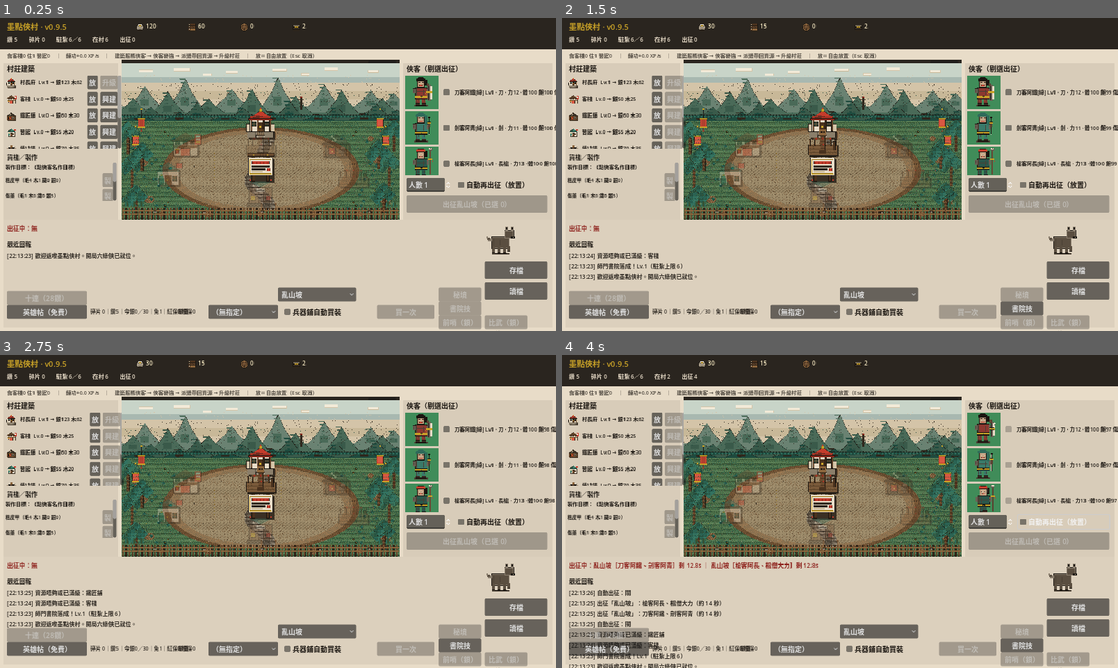
Above: before the commit, frames 1-4 (two rows, left to right).
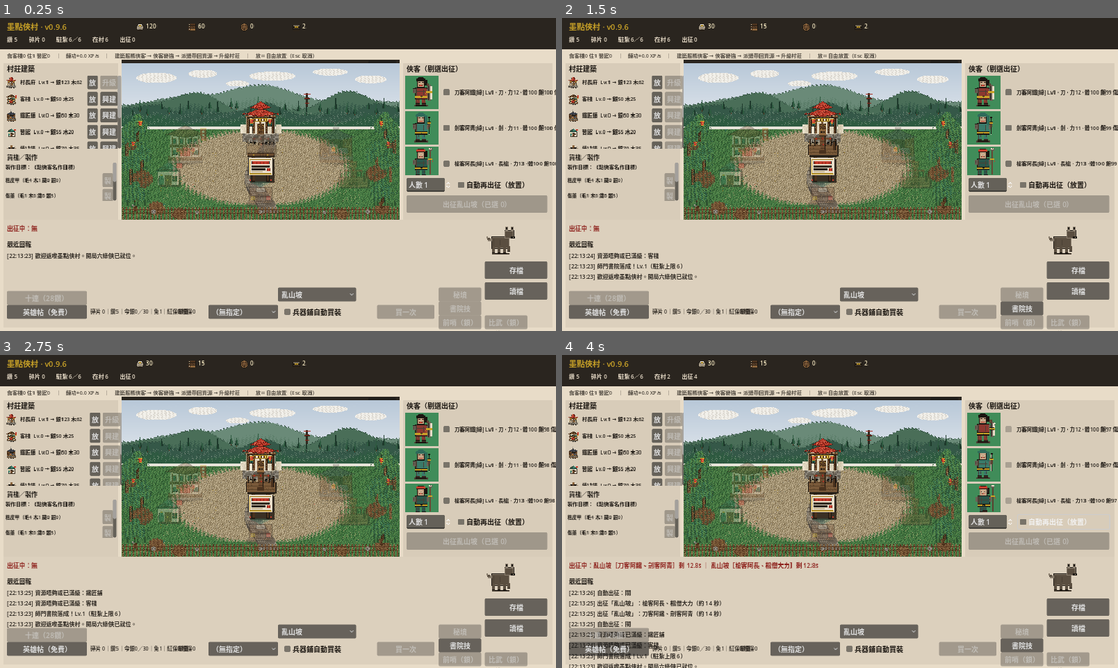
Above: after the commit, the same moments.

Repository: lnaltv3v/modian-xiacun
Game: Godot game, scene res://scenes/main/main.tscn
Two runs of this game, one before a commit and one after it. Both use one fixed random seed, a clock stepped at 60 frames per second and the inputs below.
Inputs (mouse positions are in pixels of both pictures, inside the frame that each line leads up to):
- Up to frame 1 (0.25 s): no input
- Up to frame 2 (1.5 s): click (823, 121) at 0.5 s; click (745, 143) at 1.25 s
- Up to frame 3 (2.75 s): click (333, 480) at 2 s
- Up to frame 4 (4 s): click "自動再出征（放置）" at 2.75 s; click "自動再出征（放置）" at 3.5 s

The runs differ from the first frame. In frame 1, 16% of the frame differs, in the area x 1-72%, y 2-65%; in frame 2, 16%; in frame 3, 16%; in frame 4, 16%.

Commit message:
v0.9.6: wire red Pivot 256 art + attack sheets, buildings Pivot R1
- ArtPaths: hero_attack + optional attack anim in make_hero_frames (256/4)
- auto_combat: play attack when sheet present (else walk)
- Red six idle/walk/attack Pivot assets; inkdot backups under _prev_inkdot
- manor/inn/forge 160 + village tiles Pivot R1; layout icon_size 160
- smoke_v096; title/README bump

Diff:
--- a/data/buildings/layout.json
+++ b/data/buildings/layout.json
@@ -26,8 +26,8 @@
     }
   ],
   "icon_anchor_offset": {
-    "x": -64,
-    "y": -72
+    "x": -80,
+    "y": -88
   },
   "buildings": [
     {
@@ -88,8 +88,8 @@
     }
   ],
   "icon_size": {
-    "w": 128,
-    "h": 128
+    "w": 160,
+    "h": 160
   },
   "placement_mode": "player_free",
   "note": "buildings[] 只係示範／預設錨點；正式位置存 GameState.building_placements（玩家拖放）。可建區對齊 village_v2 buildings_pad 平坦地皮。",
@@ -99,5 +99,5 @@
     "w": 700,
     "h": 268
   },
-  "art_revision": "village_v2"
+  "art_revision": "pivot_r1"
 }
--- a/scenes/combat/auto_combat.gd
+++ b/scenes/combat/auto_combat.gd
@@ -229,20 +229,27 @@
 	if phase_label:
 		var mode: String = str(_cfg.get("battle_mode", ""))
 		phase_label.text = "切磋中…" if mode == "arena" else "交鋒中…"
-	## heroes: prefer walk as "attack" loop (no attack sheet yet); pulse scale
+	## heroes: prefer attack sheet；無則 walk；pulse scale
 	for n in _hero_nodes:
 		var spr: AnimatedSprite2D = n as AnimatedSprite2D
 		if spr and spr.sprite_frames:
-			if spr.sprite_frames.has_animation("walk"):
+			if spr.sprite_frames.has_animation("attack") and spr.sprite_frames.get_frame_count("attack") > 0:
+				spr.play("attack")
+				spr.speed_scale = 1.15
+			elif spr.sprite_frames.has_animation("walk"):
 				spr.play("walk")
 				spr.speed_scale = 1.35
 	for n_e in _enemy_nodes:
 		if not bool(n_e.get_meta("duelist", false)):
 			continue
 		var spr_e: AnimatedSprite2D = n_e as AnimatedSprite2D
-		if spr_e and spr_e.sprite_frames and spr_e.sprite_frames.has_animation("walk"):
-			spr_e.play("walk")
-			spr_e.speed_scale = 1.35
+		if spr_e and spr_e.sprite_frames:
+			if spr_e.sprite_frames.has_animation("attack") and spr_e.sprite_frames.get_frame_count("attack") > 0:
+				spr_e.play("attack")
+				spr_e.speed_scale = 1.15
+			elif spr_e.sprite_frames.has_animation("walk"):
+				spr_e.play("walk")
+				spr_e.speed_scale = 1.35
 
 func _process(delta: float) -> void:
 	if not _playing or _phase != "fight":
--- /dev/null
+++ b/scenes/dev/smoke_v096.tscn
@@ -0,0 +1,6 @@
+[gd_scene load_steps=2 format=3]
+
+[ext_resource type="Script" path="res://scripts/dev/smoke_v096.gd" id="1"]
+
+[node name="SmokeV096" type="Node"]
+script = ExtResource("1")
--- a/scenes/main/main.gd
+++ b/scenes/main/main.gd
@@ -1,5 +1,5 @@
 extends Control
-## 墨點俠村 v0.9.5 — 比武台可玩對決／庫存裝用賣／裝備替換回庫
+## 墨點俠村 v0.9.6 — 紅六人獵魔村密度 Pivot／attack sheet／建築 Pivot R1
 
 const VillageScene := preload("res://scenes/village/village.tscn")
 const HuntResultScene := preload("res://scenes/combat/hunt_result.tscn")
@@ -92,7 +92,7 @@
 	add_child(_gacha_flash)
 
 	if title_label:
-		title_label.text = "墨點俠村 · v0.9.5"
+		title_label.text = "墨點俠村 · v0.9.6"
 
 	_setup_resource_icons()
 	_setup_monster_reserve()
--- a/scripts/constants/ArtPaths.gd
+++ b/scripts/constants/ArtPaths.gd
@@ -1,6 +1,6 @@
 extends RefCounted
 class_name ArtPaths
-## 美術路徑 — 紅 → 橙 → 紫 → 綠 64 → _prev_48
+## 美術路徑 — 紅256 → 橙128 → 紫96 → 綠64 → _prev_48；idle／walk／attack
 
 const HEROES_DIR := "res://assets/art/heroes/"
 const HEROES_RED_DIR := "res://assets/art/heroes/red/"
@@ -16,6 +16,7 @@
 const FRAME_PREFERRED := 64
 const FRAME_FALLBACK := 48
 const WALK_FRAMES := 4
+const ATTACK_FRAMES := 4
 
 ## 紅階 template_id / 常用 id → red_* stem
 const RED_ART := {
@@ -229,6 +230,9 @@
 static func hero_walk(hero_id: String) -> String:
 	return _first_existing(_hero_path_candidates(hero_id, "_walk.png"))
 
+static func hero_attack(hero_id: String) -> String:
+	return _first_existing(_hero_path_candidates(hero_id, "_attack.png"))
+
 static func has_red_art(hero_id: String) -> bool:
 	var red: String = red_stem_for(hero_id)
 	if red != "" and ResourceLoader.exists(HEROES_RED_DIR + red + "_idle.png"):
@@ -371,7 +375,7 @@
 		return FRAME_FALLBACK
 	return maxi(1, h)
 
-## 由 idle + walk sheet 組 SpriteFrames（idle / walk）；幀闊跟實際解像
+## 由 idle + walk（＋可選 attack）組 SpriteFrames；幀闊跟實際解像
 static func make_hero_frames(hero_id: String) -> SpriteFrames:
 	var frames := SpriteFrames.new()
 	frames.remove_animation("default")
@@ -400,6 +404,24 @@
 			frames.add_frame("walk", at)
 	elif idle_tex != null:
 		frames.add_frame("walk", idle_tex)
+
+	## attack sheet：有正式檔先加 anim（紅階 Pivot）；否則戰鬥繼續用 walk
+	var atk_path: String = hero_attack(hero_id)
+	var atk_tex: Texture2D = load_tex(atk_path) if exists(atk_path) else null
+	if atk_tex != null:
+		frames.add_animation("attack")
+		frames.set_animation_speed("attack", 8.0)
+		frames.set_animation_loop("attack", true)
+		var aw: int = atk_tex.get_width()
+		var ah: int = atk_tex.get_height()
+		var afh: int = ah if ah > 0 else fw
+		var afw: int = afh
+		var acount: int = mini(ATTACK_FRAMES, int(aw / maxi(1, afw)))
+		for i in range(maxi(1, acount)):
+			var aat := AtlasTexture.new()
+			aat.atlas = atk_tex
+			aat.region = Rect2(i * afw, 0, afw, afh)
+			frames.add_frame("attack", aat)
 	return frames
 
 static func hero_frame_px(hero_id: String) -> int:
--- /dev/null
+++ b/scripts/dev/smoke_v096.gd
@@ -0,0 +1,142 @@
+extends Node
+## headless 煙測 v0.9.6：紅六人 Pivot 256＋attack／建築 Pivot R1／戰鬥用 attack anim
+## godot --headless --path . res://scenes/dev/smoke_v096.tscn
+
+func _ready() -> void:
+	call_deferred("_run")
+
+func _run() -> void:
+	var ok := true
+	var errors: PackedStringArray = PackedStringArray()
+
+	SaveManager.clear_save()
+	GameState._load_starter_data()
+
+	var red_ids := ["red_zhangwuji", "red_dongfang", "red_dugu", "red_saodi", "red_wangchongyang", "red_huangshang"]
+	for rid in red_ids:
+		var idle_path: String = "res://assets/art/heroes/red/%s_idle.png" % rid
+		var walk_path: String = "res://assets/art/heroes/red/%s_walk.png" % rid
+		var atk_path: String = "res://assets/art/heroes/red/%s_attack.png" % rid
+		if not FileAccess.file_exists(idle_path):
+			ok = false
+			errors.append("missing idle %s" % idle_path)
+		if not FileAccess.file_exists(walk_path):
+			ok = false
+			errors.append("missing walk %s" % walk_path)
+		if not FileAccess.file_exists(atk_path):
+			ok = false
+			errors.append("missing attack %s" % atk_path)
+		var idle_tex: Texture2D = ArtPaths.load_tex(idle_path)
+		if idle_tex == null:
+			ok = false
+			errors.append("load idle fail %s" % rid)
+		elif idle_tex.get_width() != 256 or idle_tex.get_height() != 256:
+			ok = false
+			errors.append("%s idle want 256x256 got %dx%d" % [rid, idle_tex.get_width(), idle_tex.get_height()])
+		var walk_tex: Texture2D = ArtPaths.load_tex(walk_path)
+		if walk_tex == null:
+			ok = false
+			errors.append("load walk fail %s" % rid)
+		elif walk_tex.get_width() != 1024 or walk_tex.get_height() != 256:
+			ok = false
+			errors.append("%s walk want 1024x256 got %dx%d" % [rid, walk_tex.get_width(), walk_tex.get_height()])
+		var atk_tex: Texture2D = ArtPaths.load_tex(atk_path)
+		if atk_tex == null:
+			ok = false
+			errors.append("load attack fail %s" % rid)
+		elif atk_tex.get_width() != 1024 or atk_tex.get_height() != 256:
+			ok = false
+			errors.append("%s attack want 1024x256 got %dx%d" % [rid, atk_tex.get_width(), atk_tex.get_height()])
+
+	## ArtPaths stem via RED_ART keys
+	var p0: String = ArtPaths.hero_idle("pool_r_dongfang")
+	if not p0.contains("red_dongfang"):
+		ok = false
+		errors.append("ArtPaths red idle stem fail: %s" % p0)
+	var pa: String = ArtPaths.hero_attack("pool_r_dongfang")
+	if not pa.contains("red_dongfang_attack"):
+		ok = false
+		errors.append("ArtPaths red attack stem fail: %s" % pa)
+	if not ArtPaths.has_red_art("pool_r_dongfang"):
+		ok = false
+		errors.append("has_red_art false")
+
+	## inject red hero for make_hero_frames（跟 Array heroes）
+	var rh := {
+		"id": "test_red_dongfang_v096",
+		"template_id": "pool_r_dongfang",
+		"name": "測東方",
+		"weapon": "暗器",
+		"rarity": "紅",
+		"base_power": 48,
+		"art_stem": "red_dongfang",
+		"art_key": "",
+		"placeholder": false,
+		"status": "idle",
+		"stamina": 100,
+		"satiety": 100,
+		"injury": 0,
+		"level": 1,
+	}
+	rh = HeroSystem.normalize_hero(rh)
+	GameState.heroes.append(rh)
+	GameState.heroes_changed.emit()
+
+	var fw: int = ArtPaths.hero_frame_px("test_red_dongfang_v096")
+	if fw < 240:
+		ok = false
+		errors.append("red frame_px want ~256 got %d" % fw)
+	var frames: SpriteFrames = ArtPaths.make_hero_frames("test_red_dongfang_v096")
+	if frames == null or not frames.has_animation("idle") or not frames.has_animation("walk") or not frames.has_animation("attack"):
+		ok = false
+		errors.append("make_hero_frames missing anims")
+	else:
+		if frames.get_frame_count("walk") < 4:
+			ok = false
+			errors.append("walk frames %d < 4" % frames.get_frame_count("walk"))
+		if frames.get_frame_count("attack") < 4:
+			ok = false
+			errors.append("attack frames %d < 4" % frames.get_frame_count("attack"))
+	var ds: float = ArtPaths.display_scale_for("test_red_dongfang_v096", 88.0)
+	## 88/256 ≈ 0.343
+	if ds < 0.25 or ds > 0.45:
+		ok = false
+		errors.append("red combat display_scale weird %s" % str(ds))
+
+	## buildings pivot
+	for bid in ["manor", "inn", "forge"]:
+		var bpath: String = ArtPaths.building_icon(bid)
+		if not ArtPaths.exists(bpath):
+			ok = false
+			errors.append("missing building %s" % bpath)
+			continue
+		var btex: Texture2D = ArtPaths.load_tex(bpath)
+		if btex == null or btex.get_width() < 160:
+			ok = false
+			errors.append("%s icon want >=160 got %s" % [bid, str(btex.get_width() if btex else 0)])
+
+	## combat prefers attack
+	var ac_src := FileAccess.get_file_as_string("res://scenes/combat/auto_combat.gd")
+	if not ac_src.contains('has_animation("attack")'):
+		ok = false
+		errors.append("auto_combat not using attack anim")
+
+	## version bump
+	var main_src := FileAccess.get_file_as_string("res://scenes/main/main.gd")
+	if not main_src.contains("v0.9.6"):
+		ok = false
+		errors.append("main.gd not bumped to v0.9.6")
+
+	## inkdot backup present
+	if not DirAccess.open("res://assets/art/heroes/red/_prev_inkdot"):
+		ok = false
+		errors.append("missing _prev_inkdot backup dir")
+
+	if ok:
+		print("SMOKE_V096_OK")
+		get_tree().quit(0)
+	else:
+		print("SMOKE_V096_FAIL")
+		for e in errors:
+			print(" - ", e)
+		get_tree().quit(1)
Binary file added: assets/art/_prev_before_density_pivot/buildings/forge.png
Not shown, added: assets/art/_prev_before_density_pivot/buildings/forge.png.import
Binary file added: assets/art/_prev_before_density_pivot/buildings/inn.png
Not shown, added: assets/art/_prev_before_density_pivot/buildings/inn.png.import
Binary file added: assets/art/_prev_before_density_pivot/buildings/manor.png
Not shown, added: assets/art/_prev_before_density_pivot/buildings/manor.png.import
Binary file added: assets/art/_prev_before_density_pivot/tiles/village_buildings_pad.png
Not shown, added: assets/art/_prev_before_density_pivot/tiles/village_buildings_pad.png.import
Binary file added: assets/art/_prev_before_density_pivot/tiles/village_composed.png
Not shown, added: assets/art/_prev_before_density_pivot/tiles/village_composed.png.import
Binary file added: assets/art/_prev_before_density_pivot/tiles/village_fg.png
Not shown, added: assets/art/_prev_before_density_pivot/tiles/village_fg.png.import
(and 173 more such lines)
